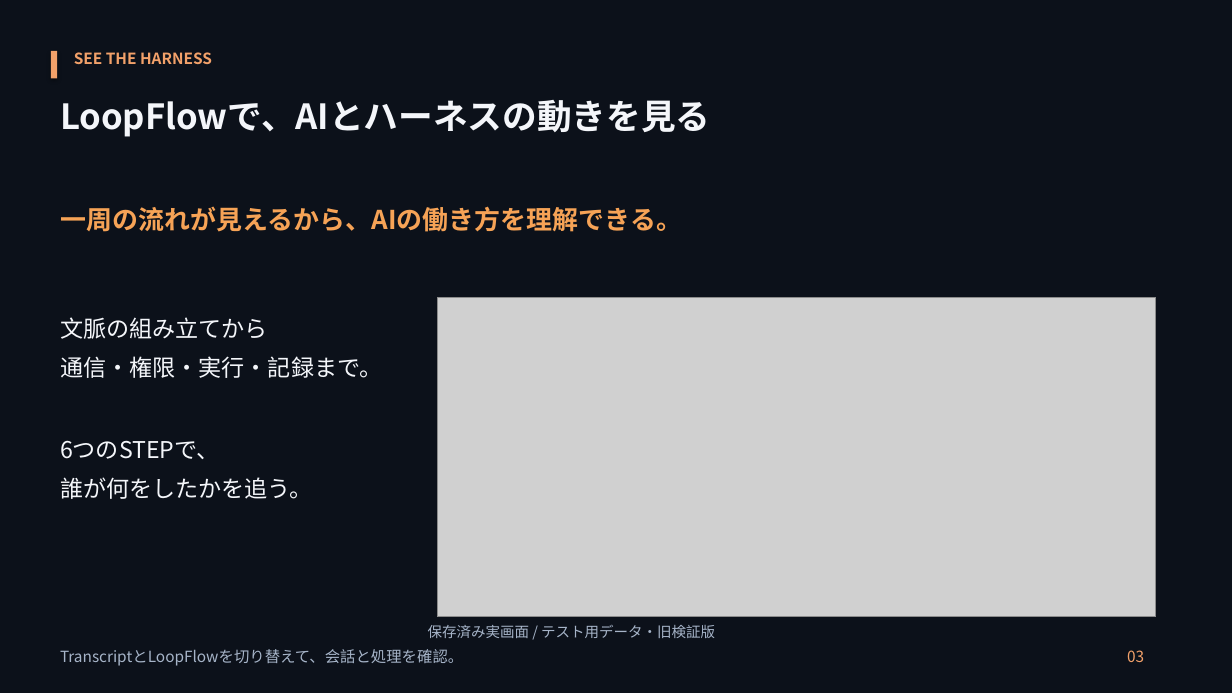
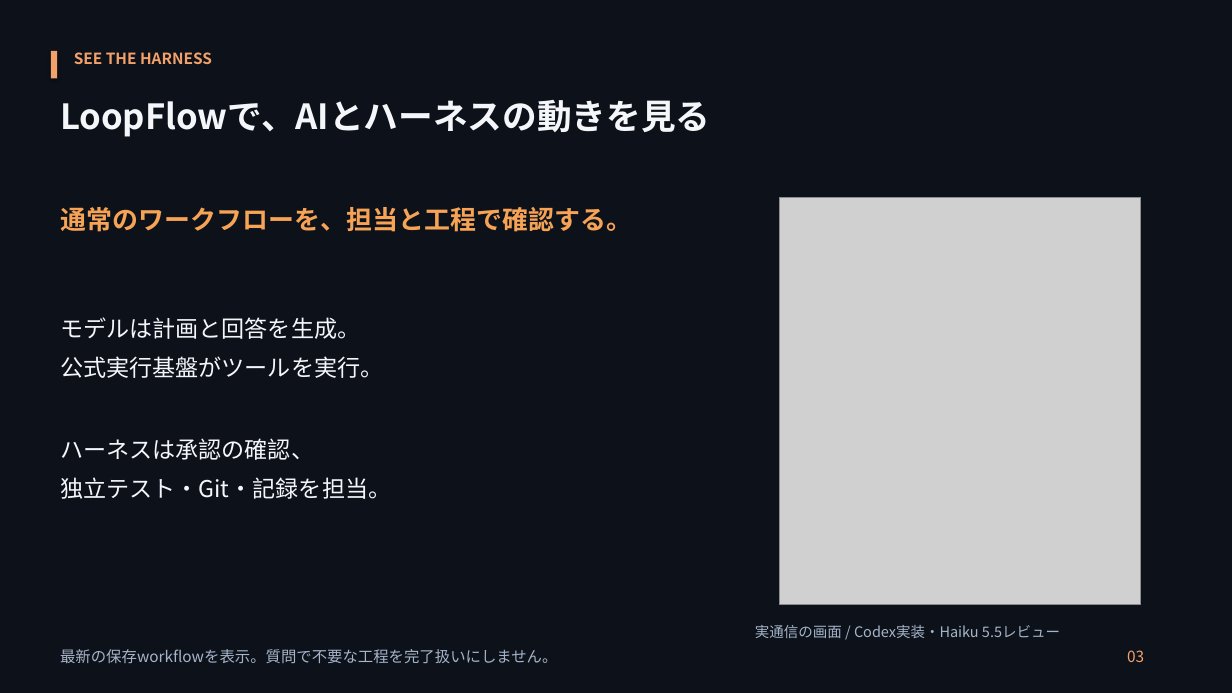
Before and after one commit to hiroto-k0306/Xharness, a slide deck: slide 3 of docs/presentations/20261008/XHarness-introduction-final.pptx. Drawn at 1232x693 pixels with LibreOffice and Linux fonts; fonts in the diff are those of the drawing; grey boxes stand for pictures. Boxes give left, top, right and bottom in pixels: in the first picture for what was removed or moved away, otherwise in the second. Text is boxed around its words. In the diff, an @@ line names an element or a change of style, - is before the commit and + after.

```diff
--- a/docs/presentations/20261008/XHarness-introduction-final.pptx
+++ b/docs/presentations/20261008/XHarness-introduction-final.pptx
@@ text at bbox=[60, 207, 632, 232]: text changed @@
-一周の流れが見えるから、AIの働き方を理解できる。
+通常のワークフローを、担当と工程で確認する。
@@ picture added at bbox=[779, 198, 1141, 605] @@
@@ picture removed at bbox=[437, 298, 1156, 617] @@
@@ text at bbox=[60, 317, 391, 499]: text changed @@
-文脈の組み立てから
-通信・権限・実行・記録まで。
-6つのSTEPで、
-誰が何をしたかを追う。
+モデルは計画と回答を生成。
+公式実行基盤がツールを実行。
+ハーネスは承認の確認、
+独立テスト・Git・記録を担当。
@@ text at bbox=[755, 625, 1060, 638]: text changed @@
-保存済み実画面 / テスト用データ・旧検証版
+実通信の画面 / Codex実装・Haiku 5.5レビュー
@@ text at bbox=[60, 649, 557, 663]: text changed @@
-TranscriptとLoopFlowを切り替えて、会話と処理を確認。
+最新の保存workflowを表示。質問で不要な工程を完了扱いにしません。
```
Also in this commit, not shown: 6 other slides changed, 3 other files.
